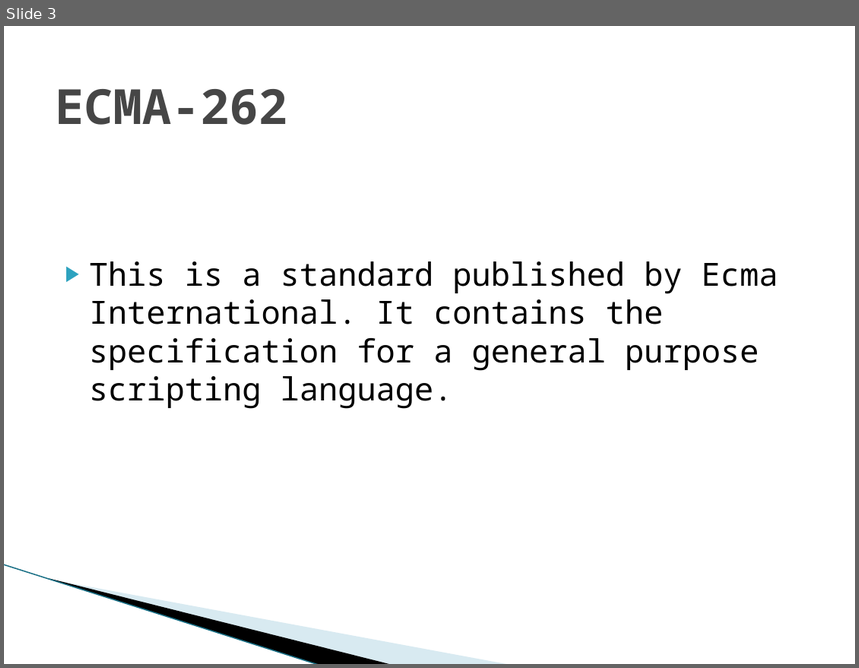
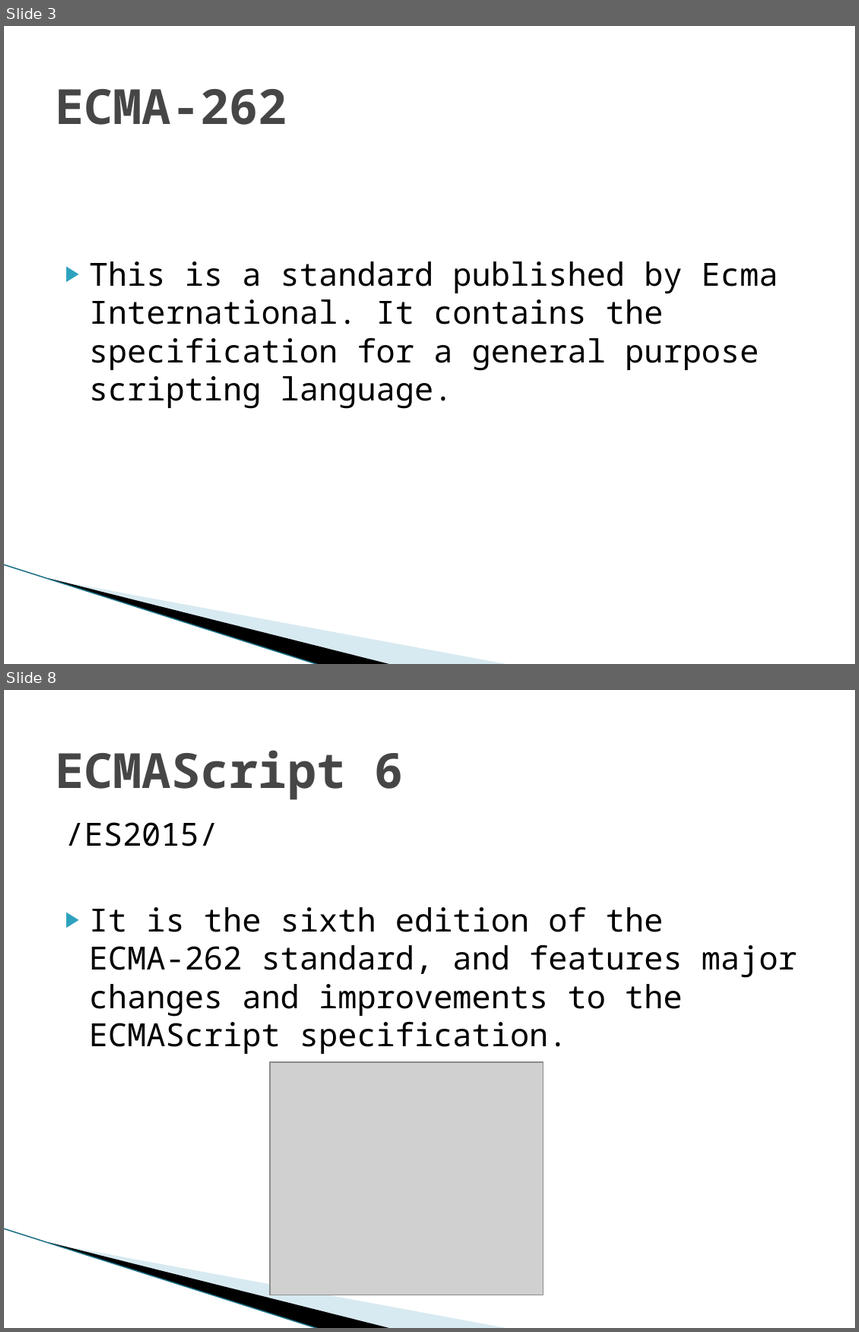
Before and after one commit to green-fox-academy/szapszap, a slide deck: Week03/day-04/ECMAScript.pptx. Shown one above the other, each under a label of ours: slide 3 before the commit, slides 3 and 8 after it; the slides between them are not shown. The pictures are 859x668 and 859x1332 pixels, drawn with LibreOffice and Linux fonts; fonts in the diff are those of the drawing; grey boxes stand for pictures; background and template pictures are left out. Boxes give left, top, right and bottom in pixels: in the first picture for what was removed or moved away, otherwise in the second. Text is boxed around its words. In the diff, an @@ line names an element or a change of style, - is before the commit and + after.

```diff
--- a/Week03/day-04/ECMAScript.pptx
+++ b/Week03/day-04/ECMAScript.pptx
@@ slide 8 added at bbox=[4, 690, 855, 1328], background #FFFFFF; not listed: 3 template elements that a slide beside it also shows @@
@@ title added at bbox=[55, 750, 404, 800], 41 pt, text #464646, bold @@
+ECMAScript 6
@@ text added at bbox=[65, 822, 797, 1054], 27 pt, text #000000 @@
+/ES2015/
+▶ It is the sixth edition of the ECMA-262 standard, and features major changes and improvements to the ECMAScript specification.
@@ picture added at bbox=[269, 1063, 543, 1296] @@
```
Also in this commit, not shown: 6 other slides added, 1 slide removed, 5 other files.
